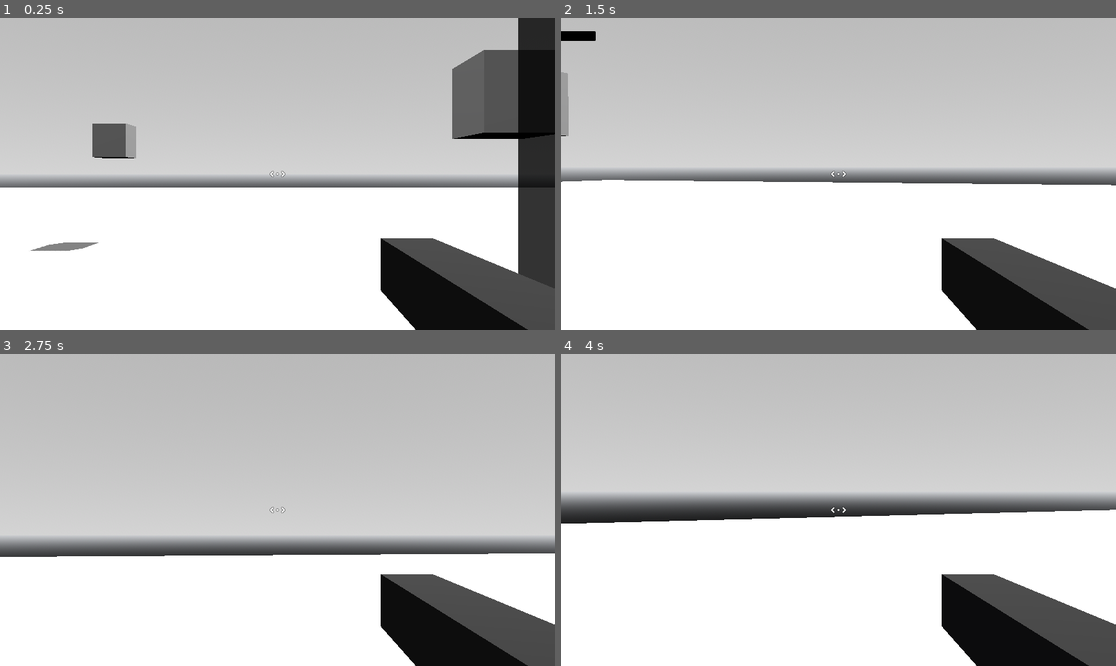
Above: before the commit, frames 1-4 (two rows, left to right).
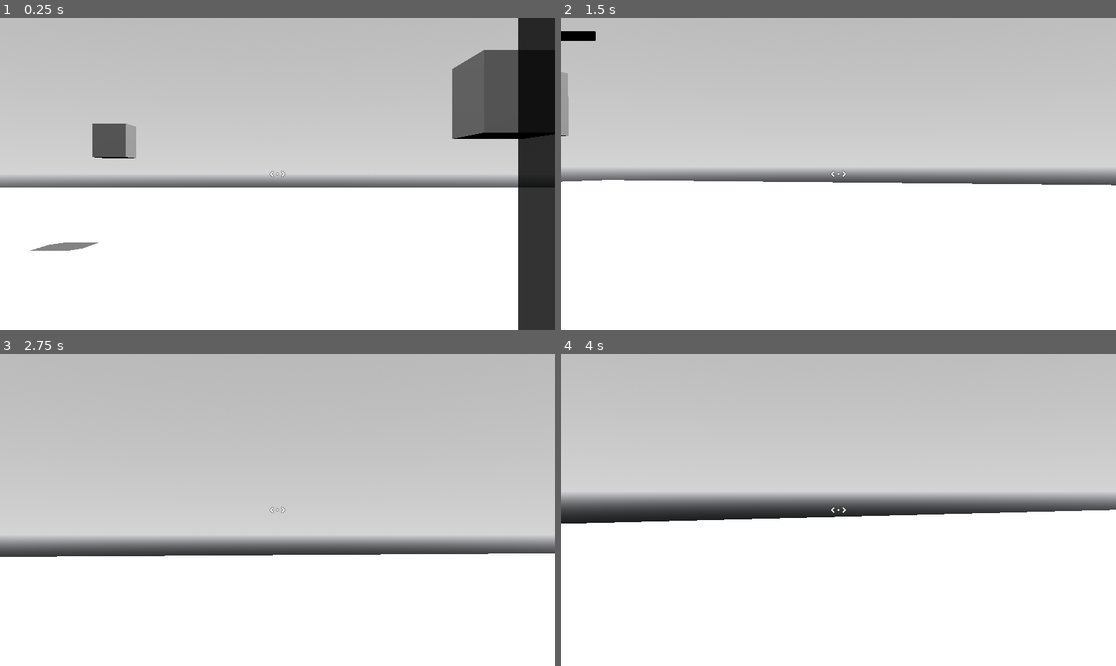
Above: after the commit, the same moments.

Repository: axilirate/metalbellion
Game: Godot game, scene res://scenes/states/gameplay_state/gameplay_state.tscn
Same seed, same stepped clock (60 frames per second), same inputs: the game is played once before the commit and once after it.
Inputs (mouse positions are in pixels of both pictures, inside the frame that each line leads up to):
- Up to frame 1 (0.25 s): no input
- Up to frame 2 (1.5 s): move the mouse to (866, 174) at 0.52 s; press the mouse at (866, 174) at 0.53 s; hold W (move_forward) from 0.53 s (still down); move the mouse to (810, 174) at 1.27 s; release the mouse at (810, 174) at 1.28 s; click (810, 174) at 1.35 s
- Up to frame 3 (2.75 s): keep holding W (move_forward); move the mouse to (288, 503) at 2.02 s; press the mouse at (288, 503) at 2.03 s
- Up to frame 4 (4 s): keep holding W (move_forward); move the mouse to (832, 516) at 2.77 s; release the mouse at (832, 516) at 2.78 s; click (832, 516) at 2.85 s; move the mouse to (877, 513) at 3.52 s; press the mouse at (877, 513) at 3.53 s

The runs differ from the first frame. In frame 1, 6.1% of the frame differs, in the area x 68-97%, y 70-100%; in frame 2, 7.1%, in the area x 68-100%, y 70-100%; in frame 3, 7.1%; in frame 4, 7.1%.

Commit message:
update

Diff:
--- a/classes/objects/enemy.gd
+++ b/classes/objects/enemy.gd
@@ -6,26 +6,18 @@
 	}
 
 
-const TEST_ENEMY_SCENE_PATH: String = "res://scenes/enemies/test_enemy/test_enemy.tscn"
-
-
-var scenes: Array[PackedScene] = []
-var attributes: Array[Attributes] = []
-var shapes: Array[Resource] = []
 
 
 
-
-func _init() -> void:
-	var test_enemy: TestEnemy = preload(TEST_ENEMY_SCENE_PATH).instantiate()
-
-	scenes.resize(Type.size())
-	attributes.resize(Type.size())
-	shapes.resize(Type.size())
+var instance: CharacterBody3D
+var shape: Resource
 
 
-	scenes[Type.TEST_ENEMY] = preload(TEST_ENEMY_SCENE_PATH)
 
-
-	attributes[Type.TEST_ENEMY] = test_enemy.attributes
-	shapes[Type.TEST_ENEMY] = test_enemy.collision_shape.shape
+func _init(type: Type) -> void:
+	match type:
+		Type.TEST_ENEMY:
+			const SCENE_PATH: String = "res://scenes/enemies/test_enemy/test_enemy.tscn"
+			var test_enemy: TestEnemy = preload(SCENE_PATH).instantiate()
+			instance = test_enemy
+			shape = test_enemy.collision_shape.shape
--- a/classes/objects/gun.gd
+++ /dev/null
@@ -1 +0,0 @@
-class_name Gun
--- /dev/null
+++ b/classes/objects/melee_weapon_properties.gd
@@ -0,0 +1 @@
+class_name MeleeWeaponProperties extends RefCounted
--- /dev/null
+++ b/classes/objects/ranged_weapon_properties.gd
@@ -0,0 +1,8 @@
+class_name RangedWeaponProperties extends RefCounted
+
+
+
+
+
+
+var barrel_marker: Marker3D
--- /dev/null
+++ b/classes/objects/weapon.gd
@@ -0,0 +1,24 @@
+class_name Weapon
+
+
+
+
+enum Type {
+	TEST_GUN
+	}
+
+
+
+var instance: MeshInstance3D
+var melee_properites = MeleeWeaponProperties.new()
+var ranged_properites = RangedWeaponProperties.new()
+
+
+
+func _init(type: Type) -> void:
+	match type:
+		Type.TEST_GUN:
+			const SCENE_PATH: String = "res://scenes/guns/test_gun/test_gun.tscn"
+			var test_gun: TestGun = preload(SCENE_PATH).instantiate()
+			ranged_properites.barrel_marker = test_gun.barrel_marker
+			instance = test_gun
--- /dev/null
+++ b/classes/static/node_utils.gd
@@ -0,0 +1,10 @@
+class_name NodeUtils
+
+
+
+
+
+
+static func clear_children(node: Node):
+	for child in node.get_children():
+		child.queue_free()
--- a/scenes/3d_nodes/level/level.gd
+++ b/scenes/3d_nodes/level/level.gd
@@ -7,9 +7,7 @@
 var enemy_attribues: Array[Attributes] = []
 var enemies: Array[CharacterBody3D] = []
 
-
-
-
+var player_shot_bullets: Array[Area3D] = []
 
 
 
@@ -17,7 +15,7 @@
 
 func _physics_process(_delta: float) -> void:
 	process_enemy_spawning()
-
+	process_player_shooting()
 
 
 
@@ -28,23 +26,43 @@
 
 
 
+
+
+func process_player_shooting():
+	if Input.is_action_pressed("shoot"):
+		print("cool")
+
+
+
+
+
+
+
+
+
+
+
+
+
+
+
 func try_to_spawn_enemy() -> void:
-	var enemy = Enemy.new()
 	var enemy_spawn_ray_cast: RayCast3D = preload("res://scenes/3d_nodes/enemy_spawn_ray_cast/enemy_spawn_ray_cast.tscn").instantiate()
+	var enemy = Enemy.new(Enemy.Type.TEST_ENEMY)
 
 	add_child(enemy_spawn_ray_cast)
 	enemy_spawn_ray_cast.position = player.position + Vector3(randi_range(-20, 20), player.position.y + 5, randi_range(-20, 20))
 	enemy_spawn_ray_cast.force_raycast_update()
 
-	if is_spawn_valid(enemy_spawn_ray_cast, enemy.shapes[Enemy.Type.TEST_ENEMY]):
-		var test_enemy = enemy.scenes[Enemy.Type.TEST_ENEMY].instantiate()
+	if is_spawn_valid(enemy_spawn_ray_cast, enemy.shape):
+		var test_enemy = enemy.instance
+
 		test_enemy.position = enemy_spawn_ray_cast.get_collision_point()
 		enemy_holder.add_child(test_enemy)
 		enemies.push_back(test_enemy)
 		enemy_attribues.push_back(test_enemy.attributes)
 
 	enemy_spawn_ray_cast.queue_free()
-
 
 
 
--- a/scenes/character_bodies/player/player.gd
+++ b/scenes/character_bodies/player/player.gd
@@ -1,14 +1,21 @@
 class_name Player extends CharacterBody3D
 
-
+@export var weapon_holder: Node3D
 @export var camera_target: Marker3D
 @export var camera: Camera3D
 
 var attributes := Attributes.new()
+var active_weapon: Weapon
 
 var speed: float = 10
 var jump_power: float = 10
 var mouse_sensitivity: float = 0.005
+
+
+
+
+
+
 
 
 
@@ -33,10 +40,6 @@
 func _input(event: InputEvent) -> void:
 	process_camera_target_look_rotation(event)
 	process_look_rotation(event)
-
-
-
-
 
 
 
@@ -71,3 +74,11 @@
 func process_look_rotation(event: InputEvent) -> void:
 	if event is InputEventMouseMotion:
 		rotate_y(-event.relative.x * mouse_sensitivity)
+
+
+
+
+
+func equip_weapon(weapon: Weapon) -> void:
+	NodeUtils.clear_children(weapon_holder)
+	active_weapon = weapon
--- a/scenes/character_bodies/player/player.tscn
+++ b/scenes/character_bodies/player/player.tscn
@@ -1,17 +1,14 @@
-[gd_scene load_steps=7 format=3 uid="uid://bsih1lexsu27y"]
+[gd_scene load_steps=5 format=3 uid="uid://bsih1lexsu27y"]
 
 [ext_resource type="Script" path="res://scenes/character_bodies/player/player.gd" id="1_4ctie"]
 [ext_resource type="PackedScene" uid="uid://bimw2he54gad6" path="res://scenes/canvas_layers/player_canvas_layer/player_canvas_layer.tscn" id="2_f2jpa"]
 [ext_resource type="PackedScene" uid="uid://bag6m4kvgwkeo" path="res://scenes/cameras/player_camera/player_camera.tscn" id="3_1hmud"]
-[ext_resource type="PackedScene" uid="uid://k60bown04x0h" path="res://scenes/guns/test_gun/test_gun.tscn" id="4_ehndh"]
 
 [sub_resource type="CapsuleShape3D" id="CapsuleShape3D_xmee1"]
 
-[sub_resource type="StandardMaterial3D" id="StandardMaterial3D_lvkeh"]
-albedo_color = Color(0.168627, 0.168627, 0.168627, 1)
-
-[node name="Player" type="CharacterBody3D" node_paths=PackedStringArray("camera_target", "camera")]
+[node name="Player" type="CharacterBody3D" node_paths=PackedStringArray("weapon_holder", "camera_target", "camera")]
 script = ExtResource("1_4ctie")
+weapon_holder = NodePath("PlayerCamera/WeaponHolder")
 camera_target = NodePath("CameraTarget")
 camera = NodePath("PlayerCamera")
 
@@ -26,7 +23,5 @@
 
 [node name="PlayerCamera" parent="." instance=ExtResource("3_1hmud")]
 
-[node name="TestGun" parent="PlayerCamera" instance=ExtResource("4_ehndh")]
+[node name="WeaponHolder" type="Node3D" parent="PlayerCamera"]
 transform = Transform3D(1, 0, 0, 0, 1, 0, 0, 0, 1, 0.620432, -0.433184, -1.18676)
-skeleton = NodePath("../..")
-surface_material_override/0 = SubResource("StandardMaterial3D_lvkeh")
